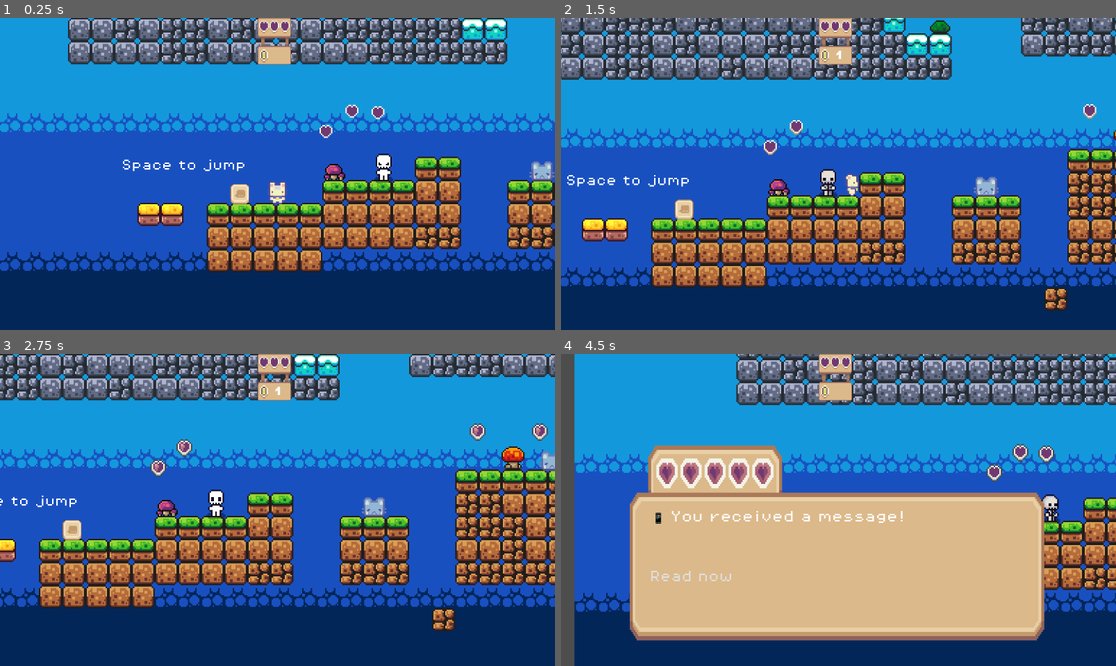
Above: before the commit, frames 1-4 (two rows, left to right).
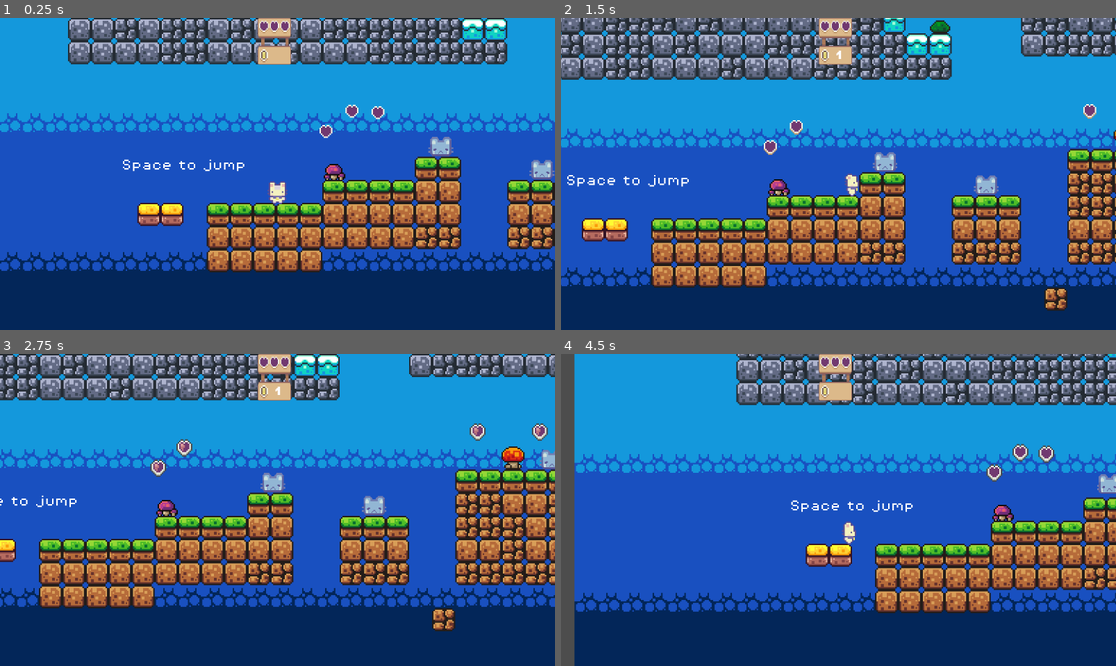
Above: after the commit, the same moments.

Repository: JasmineJ11/SafeBunny
Game: Godot game, scene res://scences/game.tscn
Same seed, same stepped clock (60 frames per second), same inputs: the game is played once before the commit and once after it.
Inputs:
- Up to frame 1 (0.25 s): no input
- Up to frame 2 (1.5 s): hold Right (move_right) from 0.53 s (still down); tap Space (jump) at 0.77 s
- Up to frame 3 (2.75 s): tap Space (jump) at 1.52 s; release Right (move_right) at 2.03 s; hold Left (move_left) from 2.03 s (still down)
- Up to frame 4 (4.5 s): tap Space (jump) at 3.02, 3.77 s; release Left (move_left) at 4.28 s; hold Right (move_right) from 4.28 s (still down)

The runs differ from the first frame. In frame 1, 0.8% of the frame differs, in the area x 41-100%, y 38-60%; in frame 2, 0.8%; in frame 3, 0.9%; in frame 4, 40%, in the area x 12-100%, y 29-92%.

Commit message:
add sad kids and confetti particles

Diff:
--- a/scences/game.tscn
+++ b/scences/game.tscn
@@ -757,20 +757,16 @@
 collision_mask = 2
 
 [node name="Monster" parent="." unique_id=289106508 instance=ExtResource("18_3sylk")]
-position = Vector2(106, 16)
+position = Vector2(377, 31)
 collision_mask = 2
 
 [node name="BullyMessage" parent="." unique_id=561950687 instance=ExtResource("19_6hct1")]
-position = Vector2(7, 33)
+position = Vector2(630, -57)
 collision_mask = 2
 script = ExtResource("19_udhis")
 
 [node name="SadKids" type="Node" parent="." unique_id=426082802]
 
-[node name="SadKid" parent="SadKids" unique_id=2075898073 instance=ExtResource("20_udhis")]
-unique_name_in_owner = true
-position = Vector2(358, -113)
-
 [node name="SadKid2" parent="SadKids" unique_id=215682837 instance=ExtResource("20_udhis")]
 unique_name_in_owner = true
 position = Vector2(339, -16)
@@ -778,6 +774,10 @@
 [node name="SadKid3" parent="SadKids" unique_id=233333010 instance=ExtResource("20_udhis")]
 unique_name_in_owner = true
 position = Vector2(216, 16)
+
+[node name="SadKid4" parent="SadKids" unique_id=2075898073 instance=ExtResource("20_udhis")]
+unique_name_in_owner = true
+position = Vector2(146, 0)
 
 [connection signal="pressed" from="CanvasLayer/SMSPanel/Button" to="GameManager" method="_on_button_pressed"]
 [connection signal="pressed" from="CanvasLayer/ChestPanel/YesButton" to="TreasureChests/TreasureChest" method="_on_yes_button_pressed"]
@@ -787,8 +787,7 @@
 [connection signal="pressed" from="CanvasLayer/BullyPanel/ButtonL" to="BullyMessage" method="_on_button_l_pressed"]
 [connection signal="pressed" from="CanvasLayer/BullyPanel/ButtonM" to="BullyMessage" method="_on_button_m_pressed"]
 [connection signal="pressed" from="CanvasLayer/BullyPanel/ButtonR" to="BullyMessage" method="_on_button_r_pressed"]
-[connection signal="pressed" from="CanvasLayer/LoveButton" to="SadKids/SadKid" method="_on_love_button_pressed"]
 [connection signal="body_entered" from="BullyMessage" to="BullyMessage" method="_on_body_entered"]
-[connection signal="body_entered" from="SadKids/SadKid" to="SadKids/SadKid" method="_on_body_entered"]
 [connection signal="body_entered" from="SadKids/SadKid2" to="SadKids/SadKid2" method="_on_body_entered"]
 [connection signal="body_entered" from="SadKids/SadKid3" to="SadKids/SadKid3" method="_on_body_entered"]
+[connection signal="body_entered" from="SadKids/SadKid4" to="SadKids/SadKid4" method="_on_body_entered"]
--- a/scences/sad_kid.tscn
+++ b/scences/sad_kid.tscn
@@ -48,17 +48,39 @@
 [sub_resource type="RectangleShape2D" id="RectangleShape2D_sy3sl"]
 size = Vector2(16, 16)
 
+[sub_resource type="Gradient" id="Gradient_8lmhx"]
+offsets = PackedFloat32Array(0, 0.15510204, 0.31836733, 0.46938777, 0.6, 0.7387755, 0.8734694, 1)
+colors = PackedColorArray(1, 0.48336583, 0.41576505, 1, 0.4105367, 0.4785306, 0.7957112, 1, 0.3529412, 0.6862745, 0.5019608, 1, 0.9529412, 0.20392157, 0.22745098, 1, 0.84235233, 0.60507417, 0.8982631, 1, 0.49826252, 0.459063, 0.7492301, 1, 0.84270346, 0.8209949, 0.3305613, 1, 1, 1, 1, 0)
+
+[sub_resource type="GradientTexture1D" id="GradientTexture1D_pdjve"]
+gradient = SubResource("Gradient_8lmhx")
+
+[sub_resource type="ParticleProcessMaterial" id="ParticleProcessMaterial_0yydy"]
+particle_flag_disable_z = true
+emission_shape = 1
+emission_sphere_radius = 1.0
+angle_min = 1.0728835e-05
+angle_max = 360.00003
+velocity_pivot = Vector3(0, -1, 0)
+spread = 180.0
+initial_velocity_min = 150.0
+initial_velocity_max = 300.0
+gravity = Vector3(0, 400, 0)
+scale_min = 2.0
+scale_max = 5.0
+color_ramp = SubResource("GradientTexture1D_pdjve")
+
 [node name="SadKid" type="Area2D" unique_id=2075898073]
 collision_mask = 2
 script = ExtResource("1_h6ejr")
 
 [node name="SadKidSprite" type="AnimatedSprite2D" parent="." unique_id=1121309257]
-position = Vector2(0, -6)
+position = Vector2(0, -7)
 scale = Vector2(0.609375, 0.609375)
 sprite_frames = SubResource("SpriteFrames_1lwxd")
 animation = &"sad"
 autoplay = "sad"
-frame_progress = 0.3121147
+frame_progress = 0.6081911
 
 [node name="CollisionShape2D" type="CollisionShape2D" parent="." unique_id=273037268]
 position = Vector2(0, -8)
@@ -66,3 +88,10 @@
 
 [node name="happySound" type="AudioStreamPlayer2D" parent="." unique_id=527218090]
 stream = ExtResource("3_8lmhx")
+
+[node name="ConfettiParticles" type="GPUParticles2D" parent="." unique_id=1033104976]
+emitting = false
+amount = 150
+one_shot = true
+explosiveness = 1.0
+process_material = SubResource("ParticleProcessMaterial_0yydy")
--- a/scripts/sad_kid.gd
+++ b/scripts/sad_kid.gd
@@ -4,6 +4,7 @@
 @onready var anim: AnimatedSprite2D = $SadKidSprite
 @onready var happy_sound: AudioStreamPlayer2D = $happySound
 @onready var yeah_sound: AudioStreamPlayer2D = $YeahSound
+@onready var confetti_particles: GPUParticles2D = $ConfettiParticles
 
 
 
@@ -19,6 +20,8 @@
 	if body.name == "Player" and not is_happy:
 		love_button.show()
 
+
+
 		# 信号安全连接
 		if love_button.pressed.is_connected(_on_love_button_pressed):
 			love_button.pressed.disconnect(_on_love_button_pressed)
@@ -31,11 +34,12 @@
 	if is_happy: return
 	if happy_sound: happy_sound.play()
 
-
-
 	is_happy = true
 	love_button.hide()
 	anim.play("happy")
 
+	if confetti_particles:
+		confetti_particles.restart()
+
 	game_manager.add_point()
 	game_manager.add_helped_kid()
